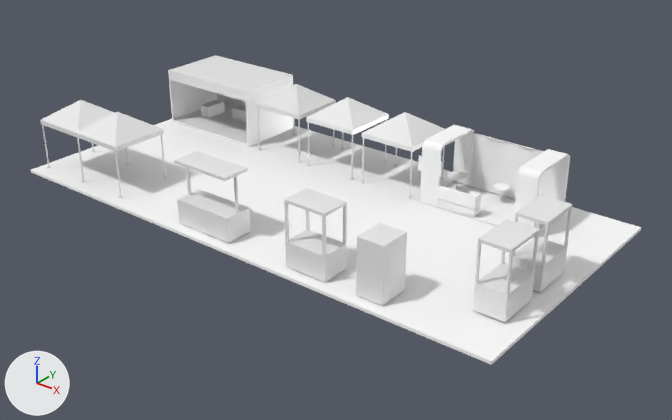
The glTF model followpoint-app/public/Bazar.glb as it was, and as the next commit left it.
Both versions are drawn from a 50 mm lens placed at (1.243, -1.129, 0.75), pointed at (0.26, 0.1, -0.011). Lighting does not change. The marker at lower left points along +X, +Y and +Z. Where no turn or scale is listed for an object, it has been applied to the vertices.

Names of what the first picture shows: 'Merged Objects', 'Merged Objects 1', 'Merged Objects 2', 'Merged Objects 3', 'Merged Objects 4', 'Merged Objects 5', 'Merged Objects 6', 'Merged Objects 7', 'Merged Objects 8', 'Mesh1 Group1 Model', 'Mesh60 Model', 'Mesh66 Model'.
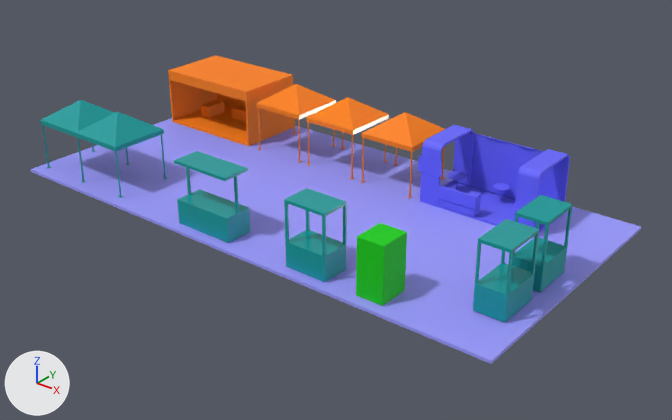
The newer file is also rescaled (x2.54), turned or shifted as a whole; pictures and numbers use the older file's frame.

The change, as a list of edits to the scene's bpy script:
```text
Change mat_color_m01_1:
    mat_color_m01_1.base_color: (0.767, 0.767, 0.767) -> (1.0, 0.22, 0.0)  # light grey #e3e3e3 -> orange #ff8100
Change me_mesh_10:
    where me_mesh_10.from_pydata(...)  # 16 vertices, 28 faces; spans x 0.8158..0.8662, y 0.0071..0.0666, z 0.0021..0.1045
    remove me_mesh_10.materials.append(mat_happy_glow)  # white #efefef
    add me_mesh_10.materials.append(mat_color_g06)  # green #00cd00
Add me_mesh_9_1:
    me_mesh_9_1.from_pydata(...)  # 364 vertices, 758 faces; spans x -798.0..-567.0, y -143.0..-1.0, z -400.0..-281.0
    me_mesh_9_1.materials.append(mat_color_h07_001)  # cyan #009a9a
Add me_mesh_8_1:
    me_mesh_8_1.from_pydata(...)  # a box spanning x 282.0..287.0, y -116.0..-47.0, z -38.0..-35.0; a box spanning x 282.0..405.0, y -47.0..0.0, z -64.0..-9.0; a box spanning x 400.0..405.0, y -116.0..-47.0, z -38.0..-35.0; a box spanning x 282.0..405.0, y -122.0..-116.0, z -64.0..-9.0
    me_mesh_8_1.materials.append(mat_haiti)  # cyan #009a9a
Add me_mesh_7_1:
    me_mesh_7_1.from_pydata(...)  # 40 vertices, 76 faces; spans x 194.0..276.0, y -122.0..0.0, z -28.0..28.0
    me_mesh_7_1.materials.append(mat_incognito)  # cyan #009a9a
Add me_mesh_6_1:
    me_mesh_6_1.from_pydata(...)  # 40 vertices, 76 faces; spans x 269.0..324.0, y -123.0..-1.0, z 46.0..128.0
    me_mesh_6_1.materials.append(mat_lagoon_glow)  # cyan #009a9a
Add me_mesh_5_1:
    me_mesh_5_1.from_pydata(...)  # 40 vertices, 76 faces; spans x -28.0..28.0, y -122.0..0.0, z 69.0..152.0
    me_mesh_5_1.materials.append(mat_color_h07)  # cyan #009a9a
Add me_mesh_4_1:
    me_mesh_4_1.from_pydata(...)  # 62 vertices, 133 faces; spans x -990.0..-750.0, y -121.0..3.0, z 121.0..270.0
    me_mesh_4_1.materials.append(mat_color_a05_1)  # orange #ff8100
Add me_mesh_3_1:
    me_mesh_3_1.from_pydata(...)  # 234 vertices, 470 faces; spans x -59.0..59.0, y -142.0..0.0, z -60.0..60.0
    me_mesh_3_1.materials.append(mat_color_m01_1)  # orange #ff8100
Add me_mesh_2_1:
    me_mesh_2_1.from_pydata(...)  # 234 vertices, 470 faces; spans x -59.0..59.0, y -142.0..0.0, z -60.0..60.0
    me_mesh_2_1.materials.append(mat_champion)  # orange #ff8100
Add me_mesh_1_1:
    me_mesh_1_1.from_pydata(...)  # 234 vertices, 470 faces; spans x -59.0..59.0, y -142.0..0.0, z -60.0..60.0
    me_mesh_1_1.materials.append(mat_spanish_style)  # orange #ff8100
Remove ob_mesh1_group1_model:
    ob_mesh1_group1_model = bpy.data.objects.new('Mesh1 Group1 Model', me_mesh_0)
Change ob_tenant1:
    ob_tenant1: bpy.data.objects.new('Tenant1', None) -> bpy.data.objects.new('Tenant1', me_mesh_1_1)
Remove ob_merged_objects:
    ob_merged_objects = bpy.data.objects.new('Merged Objects', me_mesh_1)
Change ob_tenant2:
    ob_tenant2: bpy.data.objects.new('Tenant2', None) -> bpy.data.objects.new('Tenant2', me_mesh_2_1)
Remove ob_merged_objects_1:
    ob_merged_objects_1 = bpy.data.objects.new('Merged Objects 1', me_mesh_2)
Change ob_tenant3:
    ob_tenant3: bpy.data.objects.new('Tenant3', None) -> bpy.data.objects.new('Tenant3', me_mesh_3_1)
Remove ob_merged_objects_2:
    ob_merged_objects_2 = bpy.data.objects.new('Merged Objects 2', me_mesh_3)
Change ob_tenant4:
    ob_tenant4: bpy.data.objects.new('Tenant4', None) -> bpy.data.objects.new('Tenant4', me_mesh_4_1)
Remove ob_merged_objects_3:
    ob_merged_objects_3 = bpy.data.objects.new('Merged Objects 3', me_mesh_4)
Change ob_tenant5:
    ob_tenant5: bpy.data.objects.new('Tenant5', None) -> bpy.data.objects.new('Tenant5', me_mesh_5_1)
Remove ob_merged_objects_4:
    ob_merged_objects_4 = bpy.data.objects.new('Merged Objects 4', me_mesh_5)
Change ob_tenant6:
    ob_tenant6: bpy.data.objects.new('Tenant6', None) -> bpy.data.objects.new('Tenant6', me_mesh_6_1)
Remove ob_merged_objects_5:
    ob_merged_objects_5 = bpy.data.objects.new('Merged Objects 5', me_mesh_6)
Change ob_tenant7:
    ob_tenant7: bpy.data.objects.new('Tenant7', None) -> bpy.data.objects.new('Tenant7', me_mesh_7_1)
Remove ob_merged_objects_6:
    ob_merged_objects_6 = bpy.data.objects.new('Merged Objects 6', me_mesh_7)
Change ob_tenant8:
    ob_tenant8: bpy.data.objects.new('Tenant8', None) -> bpy.data.objects.new('Tenant8', me_mesh_8_1)
Remove ob_merged_objects_7:
    ob_merged_objects_7 = bpy.data.objects.new('Merged Objects 7', me_mesh_8)
Change ob_tenant9:
    ob_tenant9: bpy.data.objects.new('Tenant9', None) -> bpy.data.objects.new('Tenant9', me_mesh_9_1)
Remove ob_merged_objects_8:
    ob_merged_objects_8 = bpy.data.objects.new('Merged Objects 8', me_mesh_9)
Remove ob_mesh66_model:
    ob_mesh66_model = bpy.data.objects.new('Mesh66 Model', me_mesh_11)
Add ob_tenant10:
    ob_tenant10 = bpy.data.objects.new('Tenant10', me_mesh_10_1)  # 1276 vertices, 2520 faces; spans x -0.121..0.121, y -0.06..0.06, z 0.0..0.122; in mat_color_i03 (blue #6666ff)
    ob_tenant10.location = (0.489, 0.268, 0.0)
Add ob_floor:
    ob_floor = bpy.data.objects.new('Floor', me_mesh_0_1)  # a box spanning x -0.002..1.068, y -0.013..0.512, z -0.01..-0.004; in mat_color_i02 (blue #9a9aff)
    ob_floor.location = (-0.327, -0.143, 0.003)
```

Boxes [x1, y1, x2, y2] around the edits, measured in the pictures (672 x 420 px):
'Mesh1 Group1 Model', deleted
    before: [31, 119, 641, 365]
'Floor', added (blue)
    after: [31, 118, 641, 364]
'Merged Objects 8', deleted
    before: [418, 125, 570, 238]
'Tenant10', added (blue)
    after: [418, 125, 570, 238]
'Mesh66 Model', deleted
    before: [168, 55, 294, 147]
'Tenant4', now drawn (orange)
    after: [168, 55, 294, 146]
'Merged Objects 4', deleted
    before: [473, 219, 539, 322]
'Tenant6', now drawn (cyan)
    after: [473, 219, 539, 322]
'Merged Objects 6', deleted
    before: [174, 151, 250, 243]
'Tenant8', now drawn (cyan)
    after: [174, 151, 250, 243]
'Merged Objects 5', deleted
    before: [284, 188, 347, 282]
'Tenant7', now drawn (cyan)
    after: [284, 188, 347, 282]
'Merged Objects 7', deleted
    before: [40, 100, 167, 198]
'Tenant9', now drawn (cyan)
    after: [40, 100, 167, 198]
'Mesh60 Model', recoloured (grey to green)
    both: [356, 223, 407, 306]
'Merged Objects 3', deleted
    before: [512, 195, 573, 292]
'Tenant5', now drawn (cyan)
    after: [512, 195, 573, 292]
'Tenant3', now drawn (orange)
    after: [361, 112, 445, 198]
'Merged Objects 2', deleted
    before: [361, 112, 445, 198]
'Merged Objects 1', deleted
    before: [306, 97, 389, 179]
'Tenant2', now drawn (orange)
    after: [306, 97, 389, 179]
'Tenant1', now drawn (orange)
    after: [256, 84, 336, 162]
'Merged Objects', deleted
    before: [256, 84, 336, 162]
